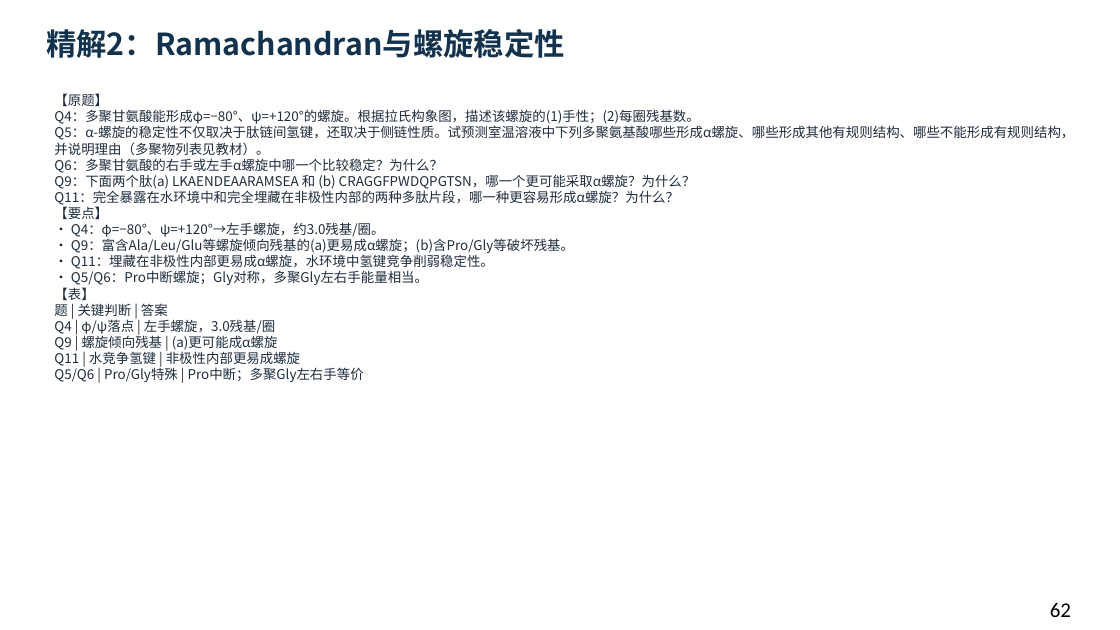
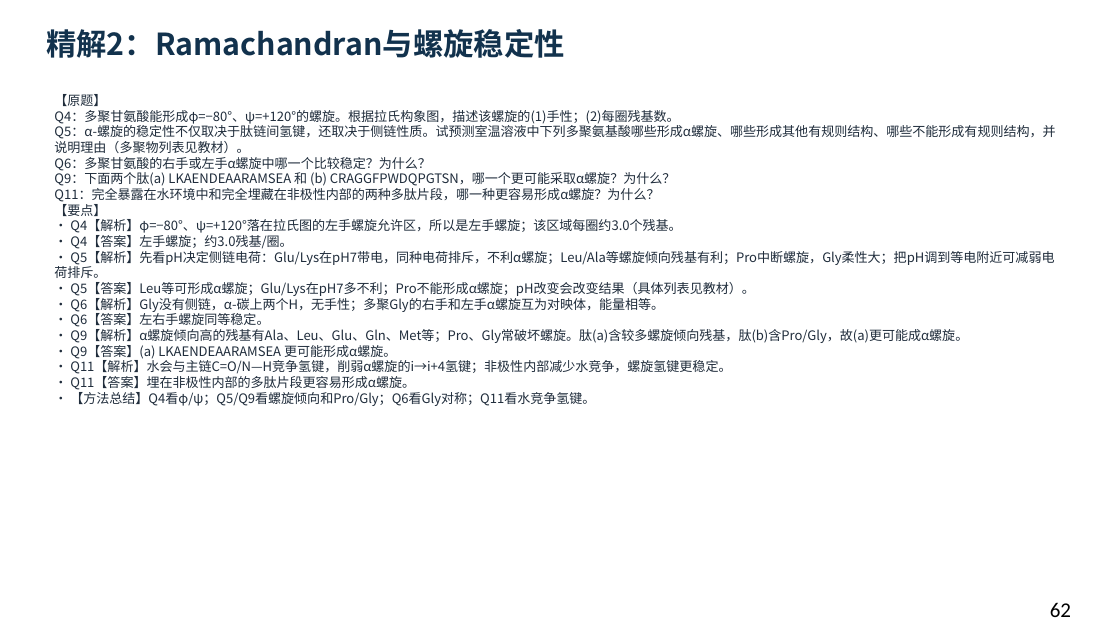
Before and after one commit to newkan-li/Biochemistry, a slide deck: slide 62 of downloads/bc03-ai-style.pptx. Drawn at 1120x630 pixels with LibreOffice and Linux fonts; fonts in the diff are those of the drawing. Boxes give left, top, right and bottom in pixels: in the first picture for what was removed or moved away, otherwise in the second. Text is boxed around its words. In the diff, an @@ line names an element or a change of style, - is before the commit and + after.

Commit message:
bc03全部精解页改为原题→解析→答案;精解2 Q4/Q5/Q6/Q9/Q11补步骤,去掉压缩表格;下载版更新;版本20261112j

```diff
--- a/downloads/bc03-ai-style.pptx
+++ b/downloads/bc03-ai-style.pptx
@@ text at (54, 94, 1055, 406): text changed; size 11.5 to 11.2 pt @@
-【原题】
-Q4：多聚甘氨酸能形成φ=−80°、ψ=+120°的螺旋。根据拉氏构象图，描述该螺旋的(1)手性；(2)每圈残基数。
-Q5：α-螺旋的稳定性不仅取决于肽链间氢键，还取决于侧链性质。试预测室温溶液中下列多聚氨基酸哪些形成α螺旋、哪些形成其他有规则结构、哪些不能形成有规则结构，并说明理由（多聚物列表见教材）。
-Q6：多聚甘氨酸的右手或左手α螺旋中哪一个比较稳定？为什么？
-Q9：下面两个肽(a) LKAENDEAARAMSEA 和 (b) CRAGGFPWDQPGTSN，哪一个更可能采取α螺旋？为什么？
-Q11：完全暴露在水环境中和完全埋藏在非极性内部的两种多肽片段，哪一种更容易形成α螺旋？为什么？
-【要点】
-• Q4：φ=−80°、ψ=+120°→左手螺旋，约3.0残基/圈。
-• Q9：富含Ala/Leu/Glu等螺旋倾向残基的(a)更易成α螺旋；(b)含Pro/Gly等破坏残基。
-• Q11：埋藏在非极性内部更易成α螺旋，水环境中氢键竞争削弱稳定性。
-• Q5/Q6：Pro中断螺旋；Gly对称，多聚Gly左右手能量相当。
-【表】
-题 | 关键判断 | 答案
-Q4 | φ/ψ落点 | 左手螺旋，3.0残基/圈
-Q9 | 螺旋倾向残基 | (a)更可能成α螺旋
-Q11 | 水竞争氢键 | 非极性内部更易成螺旋
-Q5/Q6 | Pro/Gly特殊 | Pro中断；多聚Gly左右手等价
+【原题】
+Q4：多聚甘氨酸能形成φ=−80°、ψ=+120°的螺旋。根据拉氏构象图，描述该螺旋的(1)手性；(2)每圈残基数。
+Q5：α-螺旋的稳定性不仅取决于肽链间氢键，还取决于侧链性质。试预测室温溶液中下列多聚氨基酸哪些形成α螺旋、哪些形成其他有规则结构、哪些不能形成有规则结构，并说明理由（多聚物列表见教材）。
+Q6：多聚甘氨酸的右手或左手α螺旋中哪一个比较稳定？为什么？
+Q9：下面两个肽(a) LKAENDEAARAMSEA 和 (b) CRAGGFPWDQPGTSN，哪一个更可能采取α螺旋？为什么？
+Q11：完全暴露在水环境中和完全埋藏在非极性内部的两种多肽片段，哪一种更容易形成α螺旋？为什么？
+【要点】
+• Q4【解析】φ=−80°、ψ=+120°落在拉氏图的左手螺旋允许区，所以是左手螺旋；该区域每圈约3.0个残基。
+• Q4【答案】左手螺旋；约3.0残基/圈。
+• Q5【解析】先看pH决定侧链电荷：Glu/Lys在pH7带电，同种电荷排斥，不利α螺旋；Leu/Ala等螺旋倾向残基有利；Pro中断螺旋，Gly柔性大；把pH调到等电附近可减弱电荷排斥。
+• Q5【答案】Leu等可形成α螺旋；Glu/Lys在pH7多不利；Pro不能形成α螺旋；pH改变会改变结果（具体列表见教材）。
+• Q6【解析】Gly没有侧链，α-碳上两个H，无手性；多聚Gly的右手和左手α螺旋互为对映体，能量相等。
+• Q6【答案】左右手螺旋同等稳定。
+• Q9【解析】α螺旋倾向高的残基有Ala、Leu、Glu、Gln、Met等；Pro、Gly常破坏螺旋。肽(a)含较多螺旋倾向残基，肽(b)含Pro/Gly，故(a)更可能成α螺旋。
+• Q9【答案】(a) LKAENDEAARAMSEA 更可能形成α螺旋。
+• Q11【解析】水会与主链C=O/N—H竞争氢键，削弱α螺旋的i→i+4氢键；非极性内部减少水竞争，螺旋氢键更稳定。
+• Q11【答案】埋在非极性内部的多肽片段更容易形成α螺旋。
+• 【方法总结】Q4看φ/ψ；Q5/Q9看螺旋倾向和Pro/Gly；Q6看Gly对称；Q11看水竞争氢键。
```
Also in this commit, not shown: 81 other slides changed, 5 other files.
